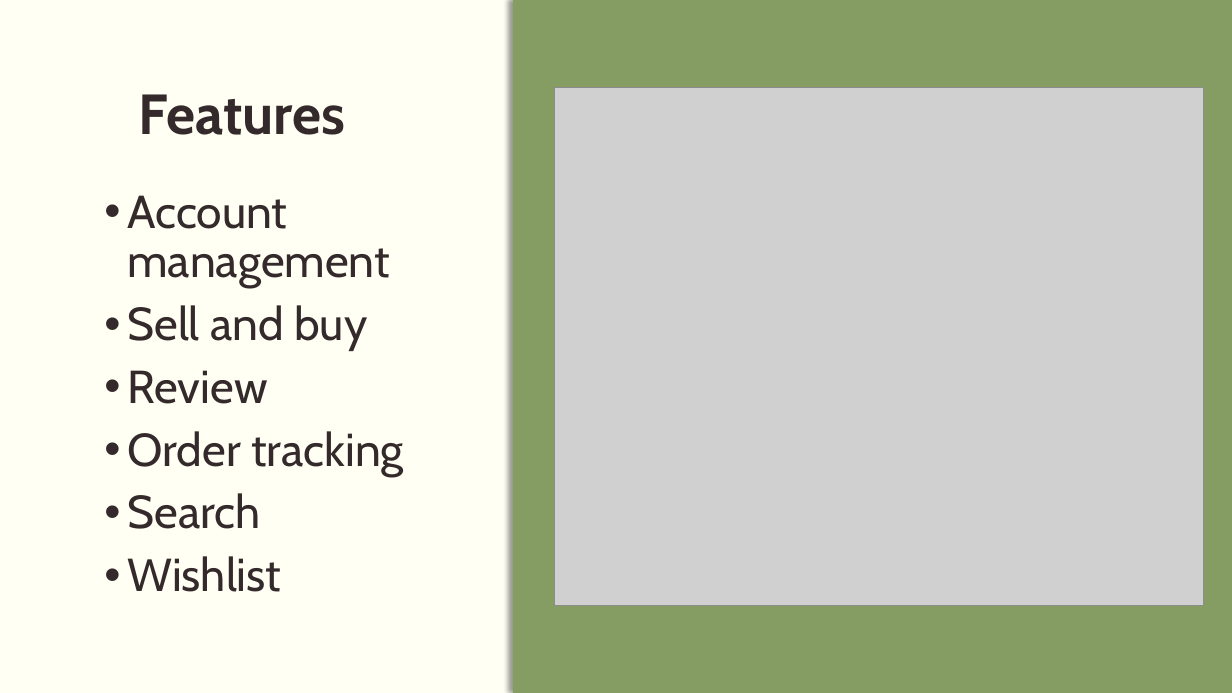
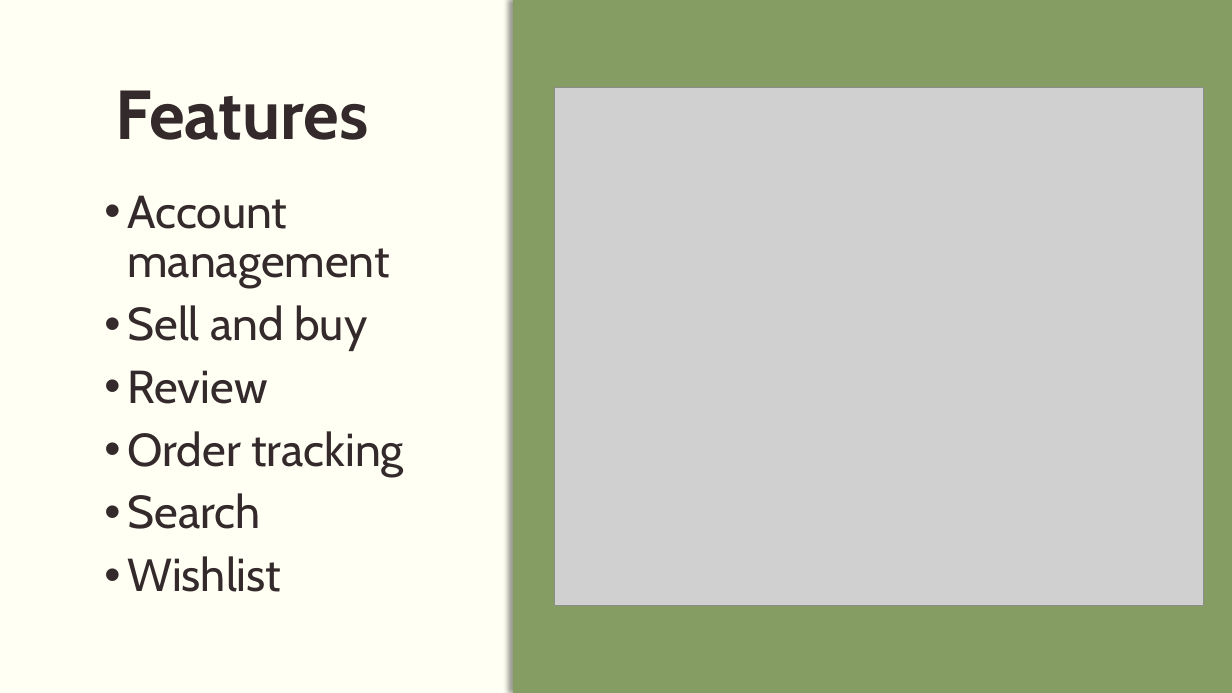
Before and after one commit to momikadragoner/Vizsgaremek, a slide deck: slide 3 of PPT/Agora(2).pptx. Drawn at 1232x693 pixels with LibreOffice and Linux fonts; fonts in the diff are those of the drawing; grey boxes stand for pictures. Boxes give left, top, right and bottom in pixels: in the first picture for what was removed or moved away, otherwise in the second. Text is boxed around its words. In the diff, an @@ line names an element or a change of style, - is before the commit and + after.

```diff
--- a/PPT/Agora(2).pptx
+++ b/PPT/Agora(2).pptx
@@ title "Features" at <box>115,90,369,140</box>: size 44 to 54 pt @@
```
Also in this commit, not shown: 9 other slides changed, 42 other files.
